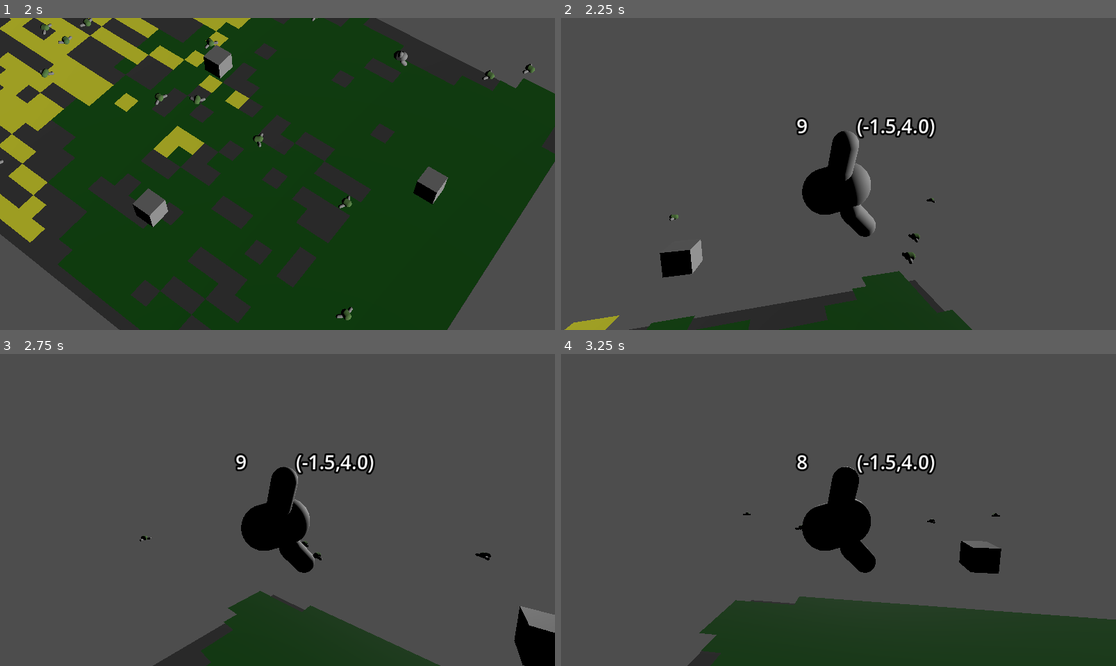
Above: before the commit, frames 1-4 (two rows, left to right).
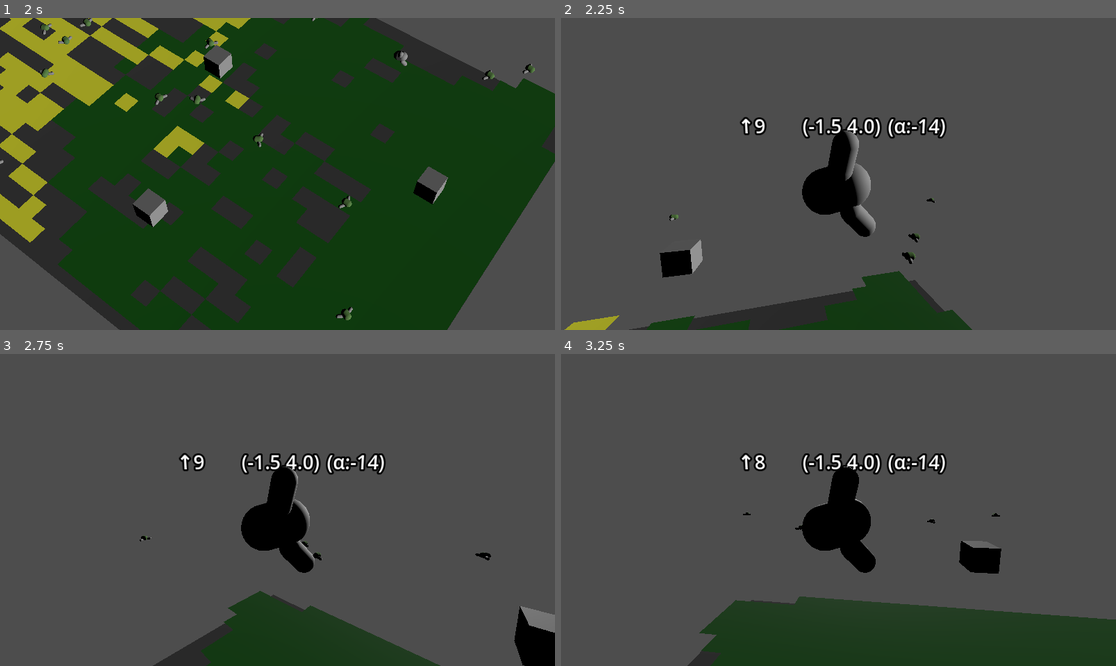
Above: after the commit, the same moments.

Repository: flatweb/gwj90Murat
Game: Godot game, scene res://game.tscn
Two runs of this game, one before a commit and one after it. Both use one fixed random seed, a clock stepped at 60 frames per second and the inputs below.
Inputs (mouse positions are in pixels of both pictures, inside the frame that each line leads up to):
- Up to frame 1 (2 s): move the mouse to (399, 158) at 0.52 s; hold Right (droite) 0.53-1.28 s; hold Space (decolle) 0.53-1.28 s; move the mouse to (166, 189) at 1.27 s; hold Down (bas) from 1.28 s (still down); tap Z (attente) at 1.35 s; tap Space (decolle) at 1.55 s
- Up to frame 2 (2.25 s): move the mouse to (894, 105) at 2.02 s; release Down (bas) at 2.03 s; hold Right (droite) from 2.03 s (still down); hold Space (decolle) from 2.03 s (still down); tap C (camera) at 2.1 s
- Up to frame 3 (2.75 s): keep holding Right (droite); keep holding Space (decolle)
- Up to frame 4 (3.25 s): keep holding Right (droite); move the mouse to (810, 572) at 2.77 s; release Space (decolle) at 2.78 s; tap Space (decolle) at 2.85 s

Frame 1 is identical in both runs. In frame 2, 1.3% of the frame differs, in the area x 32-70%, y 31-39%; in frame 3, 1.3%; in frame 4, 1.3%.

Commit message:
Aterrisage en douceur #22, quelques détails à régler sur la remontée

Diff:
--- a/game.gd
+++ b/game.gd
@@ -8,9 +8,11 @@
 var ids : Array
 
 func _ready():
-	gridmapSize = $MeshGround.mesh.size
+	gridmapSize = $Ground/MeshGround.mesh.size
 	$Oiseau.set_limite_x(gridmapSize.x*0.75)
 	#populategridmap()
+	$Ground/CollisionGround.shape.size.x = gridmapSize.x
+	$Ground/CollisionGround.shape.size.z = gridmapSize.y
 	startintro()
 	pass
 
--- a/game.tscn
+++ b/game.tscn
@@ -15,6 +15,10 @@
 material = SubResource("StandardMaterial3D_80nbo")
 size = Vector2(25, 200)
 
+[sub_resource type="BoxShape3D" id="BoxShape3D_eow3j"]
+margin = 0.2
+size = Vector3(25, 1, 100)
+
 [sub_resource type="BoxMesh" id="BoxMesh_eow3j"]
 
 [node name="Game" type="Node3D" unique_id=1608575864]
@@ -28,9 +32,16 @@
 }
 metadata/_editor_floor_ = Vector3(0, 0, 0)
 
-[node name="MeshGround" type="MeshInstance3D" parent="." unique_id=1549893151]
+[node name="Ground" type="StaticBody3D" parent="." unique_id=886965380]
+
+[node name="MeshGround" type="MeshInstance3D" parent="Ground" unique_id=1549893151]
 transform = Transform3D(1, 0, 0, 0, 1, 0, 0, 0, 1, 0, -0.049605727, 0)
 mesh = SubResource("PlaneMesh_e2o6t")
+
+[node name="CollisionGround" type="CollisionShape3D" parent="Ground" unique_id=935773675]
+transform = Transform3D(1, 0, 0, 0, 1, 0, 0, 0, 1, 0, -0.5, 0)
+shape = SubResource("BoxShape3D_eow3j")
+debug_color = Color(0.8875024, 0.23344836, 0.58917964, 0.41960785)
 
 [node name="DirectionalLight3D" type="DirectionalLight3D" parent="." unique_id=2107808653]
 transform = Transform3D(1, 0, 0, 0, 0.9659258, 0.25881907, 0, -0.25881907, 0.9659258, 0, 3, 0)
@@ -40,6 +51,7 @@
 
 [node name="Camera3D" type="Camera3D" parent="." unique_id=295921986]
 transform = Transform3D(0.60181504, 0.6675055, -0.43846917, 0, 0.54902285, 0.8358074, 0.79863554, -0.50300145, 0.3304102, -17.108107, 30.819828, 107.79487)
+current = true
 fov = 26.0
 far = 1000.0
 script = ExtResource("4_7jktm")
--- a/oiseau.gd
+++ b/oiseau.gd
@@ -6,6 +6,14 @@
 const ROTBACKSPEED = 2.0
 # angle de rotation par seconde lors d'un virage
 const ANGLE_VIRAGE = 1.2
+# inclinaison maximale sur X en piqué
+const INCLINAISON_MAX_PIQUE = PI*3/8
+# altitude à partir de laquelle on se cabre pour freiner
+const ALTITUDE_MIN_CABRAGE = 2.0
+# angle de rotation par seconde lors d'un virage
+const INCLINAISON_MAX_VIRAGE = PI*3/8
+# inclinaison maximale sur X en remontée
+const INCLINAISON_MAX_MONTEE = PI/6
 # facteur de rotation pour ne pas sortir de la zone
 const FACTEUR_CORRECTION = 3.0
 # facteur de rotation pour l'attente en boucle, rotation lente
@@ -41,12 +49,17 @@
 var speedVect : Vector3
 # position de départ, notamment pour remonter à l'altitude Y
 var startpos : Vector3
+# taille de l'oiseau en hauteur
+var tailleY : float
 
 func _ready():
 	speedVect = Vector3(0,0,-speedfront)
 	self.rotation = Vector3.ZERO
 	startpos = self.position
 	$Indicateurs.hide()
+	# FIXME, par défaut on considère que c'est la taille de la collisionShape
+	# FIXME, mais ça pourrait plutôt se basé sur le Mesh
+	tailleY=$CollisionShape3D.shape.height
 	pass
 
 func set_limite_x(value):
@@ -65,7 +78,7 @@
 	speedVect = speedVect.rotated(Vector3.UP, angle)
 
 	# changement d'inclinaison (axe Z)
-	if abs($Forme.rotation.z) < PI*3/8 :
+	if abs($Forme.rotation.z) < INCLINAISON_MAX_VIRAGE :
 		#print("vire from ",$Forme.rotation.z, " for ",rad_to_deg(change*ROTSPEED*delta))
 		$Forme.rotate_z(min(max(change,-1),1)*ROTSPEED*delta)
 	else:
@@ -109,17 +122,15 @@
 	if position.y < altitudefreinage:
 		var newspeedY = speedVect.y * position.y/altitudefreinage*(1-delta)
 		newspeedY = min(-VITESSE_Y_MIN,newspeedY)
-		# on risque de remonter ?
-		if newspeedY >= 0:  # mais avec la formule, ça ne risque pas
-			# donc on se contente d'un décélération lente
-			newspeedY = min(-VITESSE_Y_MIN,speedVect.y * 0.9*(1-delta))
 		# Si on est déjà très bas,
 		if position.y < 1.0: # FIXME : constante ou calcul
-			newspeedY = VITESSE_Y_MIN #FIXME ? C'est un peu brutal
+			newspeedY = -VITESSE_Y_MIN #FIXME ? C'est un peu brutal
 		speedVect.y=newspeedY
-		print("en freinage à ",position.y,", speedY=",speedVect.y)
+		#print("en freinage à ",position.y,", speedY=",speedVect.y)
 		# changement progressif d'inclinaison (axe X vers le haut)
-		$Forme.rotation.x *= position.y/altitudefreinage
+		$Forme.rotation.x = max($Forme.rotation.x,-INCLINAISON_MAX_PIQUE*(position.y-ALTITUDE_MIN_CABRAGE)/altitudefreinage) # FIXME : intégrer la taille de l'oiseau ?
+		# correction de l'assiette
+		redresse(delta)
 	# accélération :
 	if speedVect.y > -speeddown:
 		# on accélère un peu
@@ -127,19 +138,24 @@
 		if speedVect.y < -speeddown :
 			speedVect.y = speeddown
 		# changement progressif d'inclinaison (axe X vers le bas)
-		if abs($Forme.rotation.x) < PI/4 :
-			#print("vire from ",$Forme.rotation.z, " for ",rad_to_deg(change*ROTSPEED*delta))
+		if abs($Forme.rotation.x) < INCLINAISON_MAX_PIQUE :
 			$Forme.rotate_x(-0.1*ROTSPEED*delta)
-	print ("vit descente Y=",speedVect.y)
+
+func redresse(delta : float):
+	if abs($Forme.rotation.z) < ROTBACKSPEED*delta :
+		$Forme.rotation.z = 0
+	else:
+		$Forme.rotate_z(-sign($Forme.rotation.z)*ROTBACKSPEED*delta)
+
 
 func remonte(delta : float):
 	if speedVect.y < 0:
 		# on est toujours en descente, on commence par freiner, assez fort
-		speedVect.y += delta * (0.75)*speeddown
+		speedVect.y += delta * (0.9)*speeddown
 		if speedVect.y > 0 :
 			# on se stabilise
 			speedVect.y = 0
-	elif speedVect.y < speeddown/2:
+	elif speedVect.y < speeddown/2: #FIXME constante à régler
 		# on commence à remonter, lentement
 		speedVect.y += delta * (0.25)*speeddown
 		if speedVect.y > -speeddown :
@@ -147,26 +163,36 @@
 		print("altitude=",self.position.y,",vers=",startpos.y)
 		if self.position.y >= startpos.y:
 			speedVect.y = 0.0
-	# changement d'inclinaison (axe X)
-	if $Forme.rotation.x < PI/6 :
-		$Forme.rotate_x(1.0*ROTSPEED*delta)
-
-const FORCE_FREINAGE = 0.5
+	# changement d'inclinaison (axe X), un peu lente
+	if $Forme.rotation.x < INCLINAISON_MAX_MONTEE :
+		$Forme.rotate_x(0.5*ROTSPEED*delta)
+
+const FORCE_FREINAGE = 0.2
 var forcefreinage : float = FORCE_FREINAGE
 func freinage(delta : float):
+	if speedVect.length() <= 0.2 : # TODO : une constante à régler
+		# on s'arrête
+		speedVect = Vector3.ZERO
+		rotation.y = 0.0
+		position.y = tailleY # FIXME
+		return
+
 	forcefreinage *= (1+delta)
-	speedVect.z *=  forcefreinage*(1-delta)
-	speedVect.x *=  forcefreinage*(1-delta)
-	if speedVect.length() <= 0.5 : # TODO : une constante à régler
-		# s'arrête
-		speedVect = Vector3.ZERO
+	#print("freinage avant=",speedVect.length()," * ",(1-forcefreinage)*(1-delta))
+	speedVect.y =  0.0
+	speedVect.rotated(Vector3.UP,-rotation.y /3)
+	speedVect.x *=  (1-forcefreinage)*(1-delta)
+	speedVect.z *=  (1-forcefreinage)*(1-delta)
+	rotate_y(-rotation.y /2) #FIXME constante à régler
+	#print("freinage final=",speedVect.length())
 
 func atterrissage():
 	enaction = true
 	actionencours = action.ATTERRISSAGE
 	speedVect.y = 0.0
-	self.position.y = 0.5 # FIXME
-	self.rotation.x = 0.0
+	position.y = tailleY/2
+	$Forme.rotation.x = 0.0
+	$Forme.rotation.y = 0.0 # FIXME
 	forcefreinage = FORCE_FREINAGE
 
 func _process(_delta):
@@ -191,9 +217,11 @@
 		# sortie du mode attente, pour se remettre dans l'axe
 		enaction = false
 		correction()
-	if enaction and actionencours== action.ATTERRI \
+	if enaction and actionencours == action.ATTERRI \
 		and Input.is_action_pressed("decolle"):
-			enaction = false
+			enaction = true
+			actionencours = action.DECOLLAGE
+
 			speedVect.z = -speedfront
 			self.rotation = Vector3.ZERO
 	if not enaction:
@@ -207,15 +235,12 @@
 			# Pas d'interaction
 
 			# 1. retour naturel à une inclinaison normale sans action
-			if abs($Forme.rotation.z) < ROTBACKSPEED*delta :
-				$Forme.rotation.z = 0
-			else:
-				$Forme.rotate_z(-sign($Forme.rotation.z)*ROTBACKSPEED*delta)
-
-			# 2. remontée suite à un piqué
+			redresse(delta)
+
+			# 2. remontée suite à un piqué ou en décollage
 			if self.position.y < startpos.y:
 				remonte(delta)
-			if $Forme.rotation.x <0 :
+			if $Forme.rotation.x <=0 :
 				$Forme.rotate_x(min(0.2*ROTSPEED*delta,-$Forme.rotation.x))
 			if $Forme.rotation.x >0 :
 				$Forme.rotate_x(-min(0.5*ROTSPEED*delta,$Forme.rotation.x))
@@ -235,7 +260,10 @@
 				# on est arrêté
 				enaction = true
 				actionencours = action.ATTERRI
-
+		elif actionencours == action.DECOLLAGE:
+			remonte(delta)
+			if position.y > tailleY*4 : #TODO pourrait être affiné
+				enaction = false
 		elif actionencours == action.ATTENTE:
 			# on laisse tourner
 			pass
@@ -249,18 +277,23 @@
 		virage(autorotspeed,delta)
 
 	if $Indicateurs.visible :
-		$Indicateurs/Altitude.text = "%d" % roundi(position.y)
+		$Indicateurs/Altitude.text = "\u2191%d" % roundi(position.y)
 		$Indicateurs/Vitesses.text = "(%2.1f,%2.1f)" % [speedVect.y,Vector2(speedVect.x,speedVect.z).length()]
+		$Indicateurs/AngleX.text = "(\u03B1:%d)" % [roundi(rad_to_deg($Forme.rotation.x))]
 	var collisions : KinematicCollision3D
 	collisions = move_and_collide(speedVect*delta)
 
 	if (collisions != null):
 		for i in range(0,collisions.get_collision_count()):
-			var obj = collisions.get_collider(i)
+			var obj : Node3D = collisions.get_collider(i)
 			print(obj.name)
-			if obj.name == "Ground":
-				# atterrissage (surement violent)
-				atterrissage()
+			if obj.name.contains("Ground"):
+				if enaction and actionencours == action.DECOLLAGE :
+					#on ignore la collision résiduelle
+					pass
+				else:
+					# atterrissage
+					atterrissage()
 
 	if not enaction and self.position.y > startpos.y:
 		speedVect.y = 0
--- a/oiseau.tscn
+++ b/oiseau.tscn
@@ -41,9 +41,13 @@
 [node name="Indicateurs" type="Node3D" parent="." unique_id=1226209583]
 
 [node name="Altitude" type="Label3D" parent="Indicateurs" unique_id=690172657]
-transform = Transform3D(-4.371139e-08, 0, -1, 0, 1, 0, 1, 0, -4.371139e-08, 0, 0.5246535, -0.30429298)
+transform = Transform3D(-4.371139e-08, 0, -1, 0, 1, 0, 1, 0, -4.371139e-08, 0, 0.5246535, -0.72263104)
 text = "0.0"
 
 [node name="Vitesses" type="Label3D" parent="Indicateurs" unique_id=56208281]
-transform = Transform3D(-4.371139e-08, 0, -1, 0, 1, 0, 1, 0, -4.371139e-08, 0, 0.5246535, 0.47910708)
-text = "(0.00,0.00)"
+transform = Transform3D(-4.371139e-08, 0, -1, 0, 1, 0, 1, 0, -4.371139e-08, 0, 0.5246535, 0.025057137)
+text = "(-0.0,-0.0)"
+
+[node name="AngleX" type="Label3D" parent="Indicateurs" unique_id=471543012]
+transform = Transform3D(-4.371139e-08, 0, -1, 0, 1, 0, 1, 0, -4.371139e-08, 0, 0.5246535, 0.6525642)
+text = "-0°"
